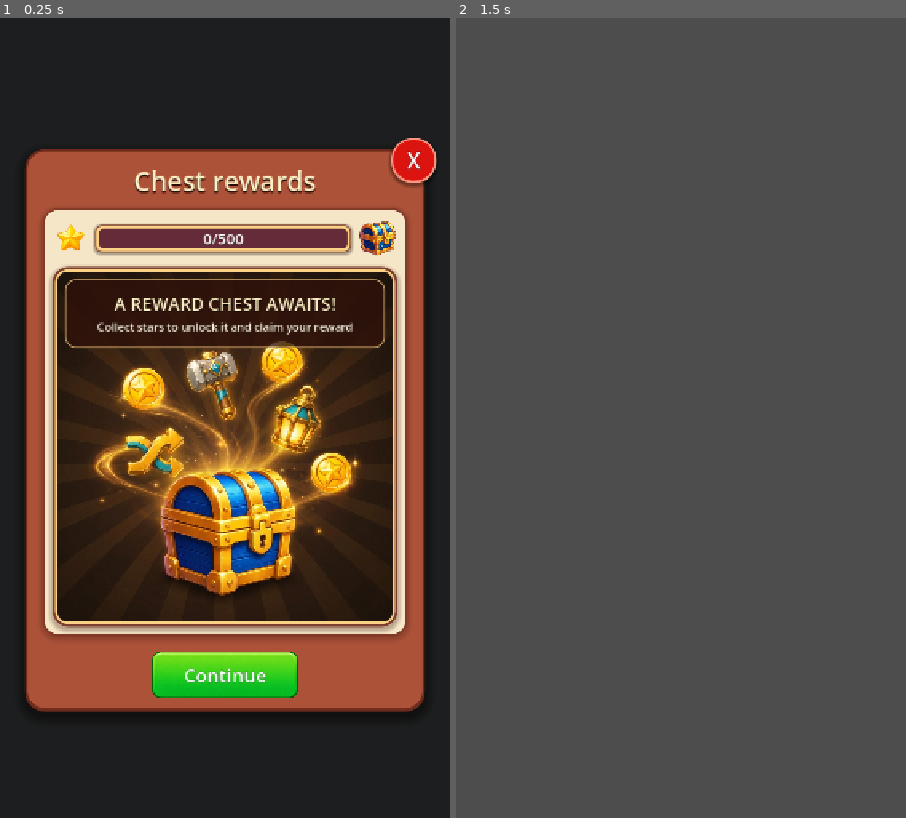
Above: before the commit, frames 1-2 (left to right).
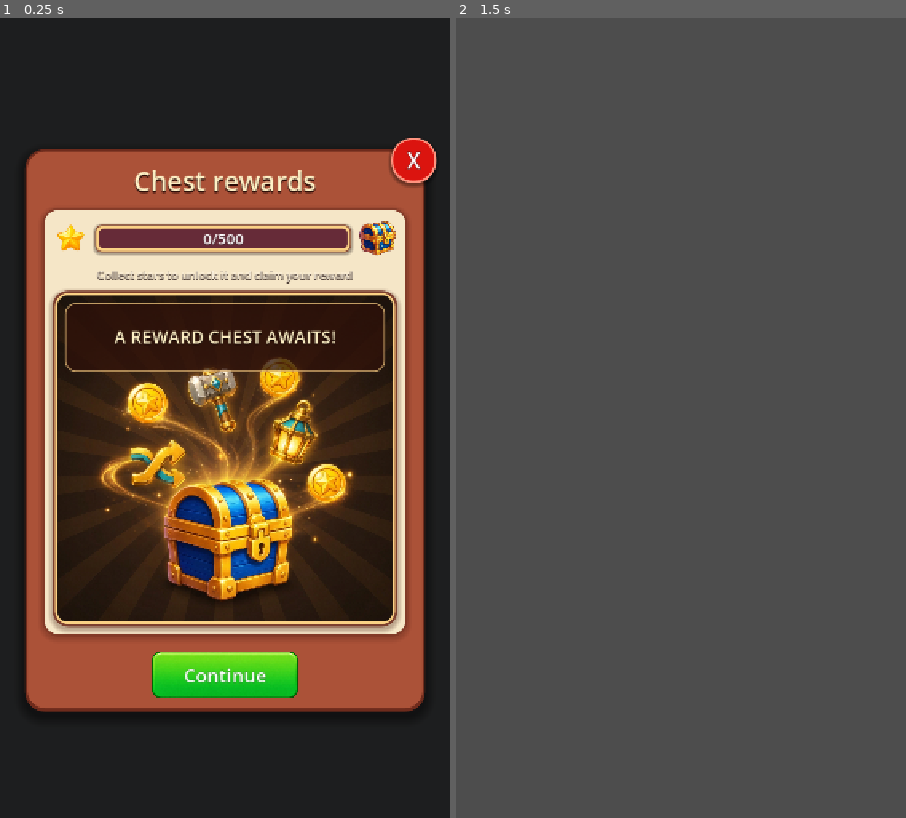
Above: after the commit, the same moments.

Repository: vladeque/sorting-puzzle
Game: Godot game, scene res://scenes/ui/reward_chest_menu.tscn
Two runs of this game, one before a commit and one after it. Both use one fixed random seed, a clock stepped at 60 frames per second and the inputs below. This scene is started directly instead of the project's main scene.
Inputs (mouse positions are in pixels of both pictures, inside the frame that each line leads up to):
- Up to frame 1 (0.25 s): no input
- Up to frame 2 (1.5 s): click "Continue" at 0.5 s; tap Enter at 1.25 s; move the mouse to (780, 378) at 1.27 s; click (780, 378) at 1.42 s

The runs differ from the first frame. In frame 1, 14% of the frame differs, in the area x 10-90%, y 31-73%; in frame 2, nothing differs.

Commit message:
Move reward chest guidance above image

Diff:
--- a/scenes/ui/reward_chest_menu.tscn
+++ b/scenes/ui/reward_chest_menu.tscn
@@ -311,68 +311,7 @@
 expand_mode = 1
 stretch_mode = 5
 
-[node name="ChestStage" type="Panel" parent="RewardChestPanel/InnerPanel/ContentStack" unique_id=188516105]
-custom_minimum_size = Vector2(0, 500)
-layout_mode = 2
-size_flags_vertical = 3
-theme_override_styles/panel = SubResource("StyleBoxFlat_image_frame")
-
-[node name="Illustration" type="TextureRect" parent="RewardChestPanel/InnerPanel/ContentStack/ChestStage" unique_id=1050465645]
-unique_name_in_owner = true
-material = SubResource("ShaderMaterial_rounded_image")
-layout_mode = 1
-anchors_preset = 15
-anchor_right = 1.0
-anchor_bottom = 1.0
-offset_left = 8.0
-offset_top = 8.0
-offset_right = -8.0
-offset_bottom = -8.0
-grow_horizontal = 2
-grow_vertical = 2
-mouse_filter = 2
-texture = ExtResource("2_tbf2t")
-expand_mode = 1
-stretch_mode = 6
-
-[node name="TextOverlay" type="Panel" parent="RewardChestPanel/InnerPanel/ContentStack/ChestStage" unique_id=323051213]
-layout_mode = 1
-anchors_preset = 10
-anchor_right = 1.0
-offset_left = 20.0
-offset_top = 20.0
-offset_right = -20.0
-offset_bottom = 130.0
-grow_horizontal = 2
-mouse_filter = 2
-theme_override_styles/panel = SubResource("StyleBoxFlat_text_overlay")
-
-[node name="TextStack" type="VBoxContainer" parent="RewardChestPanel/InnerPanel/ContentStack/ChestStage/TextOverlay" unique_id=988586992]
-layout_mode = 1
-anchors_preset = 15
-anchor_right = 1.0
-anchor_bottom = 1.0
-offset_left = 14.0
-offset_top = 12.0
-offset_right = -14.0
-offset_bottom = -12.0
-grow_horizontal = 2
-grow_vertical = 2
-theme_override_constants/separation = 4
-alignment = 1
-
-[node name="HeroTitleLabel" type="Label" parent="RewardChestPanel/InnerPanel/ContentStack/ChestStage/TextOverlay/TextStack" unique_id=1203882086]
-layout_mode = 2
-theme_override_colors/font_color = Color(1, 0.95, 0.78, 1)
-theme_override_colors/font_shadow_color = Color(0.08, 0.02, 0.01, 0.9)
-theme_override_constants/shadow_offset_x = 0
-theme_override_constants/shadow_offset_y = 2
-theme_override_font_sizes/font_size = 28
-text = "A REWARD CHEST AWAITS!"
-horizontal_alignment = 1
-vertical_alignment = 1
-
-[node name="HeroBodyLabel" type="Label" parent="RewardChestPanel/InnerPanel/ContentStack/ChestStage/TextOverlay/TextStack" unique_id=734205756]
+[node name="HeroBodyLabel" type="Label" parent="RewardChestPanel/InnerPanel/ContentStack" unique_id=734205756]
 layout_mode = 2
 theme_override_colors/font_color = Color(1, 0.96, 0.88, 1)
 theme_override_colors/font_shadow_color = Color(0.08, 0.02, 0.01, 0.9)
@@ -383,6 +322,67 @@
 horizontal_alignment = 1
 vertical_alignment = 1
 autowrap_mode = 2
+
+[node name="ChestStage" type="Panel" parent="RewardChestPanel/InnerPanel/ContentStack" unique_id=188516105]
+custom_minimum_size = Vector2(0, 500)
+layout_mode = 2
+size_flags_vertical = 3
+theme_override_styles/panel = SubResource("StyleBoxFlat_image_frame")
+
+[node name="Illustration" type="TextureRect" parent="RewardChestPanel/InnerPanel/ContentStack/ChestStage" unique_id=1050465645]
+unique_name_in_owner = true
+material = SubResource("ShaderMaterial_rounded_image")
+layout_mode = 1
+anchors_preset = 15
+anchor_right = 1.0
+anchor_bottom = 1.0
+offset_left = 8.0
+offset_top = 8.0
+offset_right = -8.0
+offset_bottom = -8.0
+grow_horizontal = 2
+grow_vertical = 2
+mouse_filter = 2
+texture = ExtResource("2_tbf2t")
+expand_mode = 1
+stretch_mode = 6
+
+[node name="TextOverlay" type="Panel" parent="RewardChestPanel/InnerPanel/ContentStack/ChestStage" unique_id=323051213]
+layout_mode = 1
+anchors_preset = 10
+anchor_right = 1.0
+offset_left = 20.0
+offset_top = 20.0
+offset_right = -20.0
+offset_bottom = 130.0
+grow_horizontal = 2
+mouse_filter = 2
+theme_override_styles/panel = SubResource("StyleBoxFlat_text_overlay")
+
+[node name="TextStack" type="VBoxContainer" parent="RewardChestPanel/InnerPanel/ContentStack/ChestStage/TextOverlay" unique_id=988586992]
+layout_mode = 1
+anchors_preset = 15
+anchor_right = 1.0
+anchor_bottom = 1.0
+offset_left = 14.0
+offset_top = 12.0
+offset_right = -14.0
+offset_bottom = -12.0
+grow_horizontal = 2
+grow_vertical = 2
+theme_override_constants/separation = 4
+alignment = 1
+
+[node name="HeroTitleLabel" type="Label" parent="RewardChestPanel/InnerPanel/ContentStack/ChestStage/TextOverlay/TextStack" unique_id=1203882086]
+layout_mode = 2
+theme_override_colors/font_color = Color(1, 0.95, 0.78, 1)
+theme_override_colors/font_shadow_color = Color(0.08, 0.02, 0.01, 0.9)
+theme_override_constants/shadow_offset_x = 0
+theme_override_constants/shadow_offset_y = 2
+theme_override_font_sizes/font_size = 28
+text = "A REWARD CHEST AWAITS!"
+horizontal_alignment = 1
+vertical_alignment = 1
 
 [node name="ContinueButton" type="Button" parent="RewardChestPanel" unique_id=1725894573]
 unique_name_in_owner = true
Not shown, changed: docs/SCENES.md
